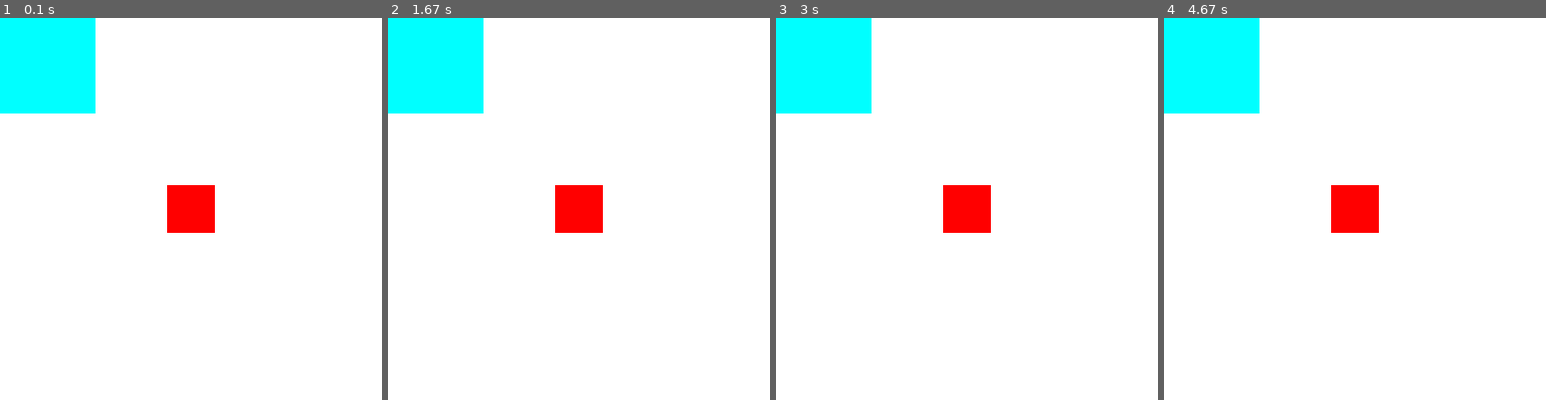
Above: before the commit, frames 1-4 (left to right).
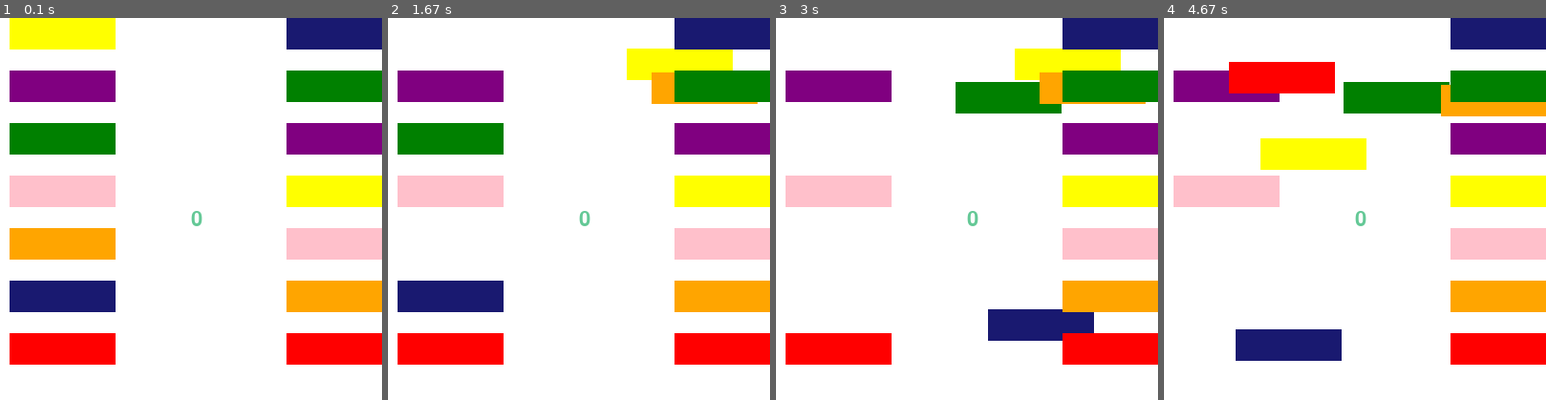
Above: after the commit, the same moments.

Repository: daveyman123/matchingGame
Game: pygame game, started from matchingGame.py
Same seed, same stepped clock (60 frames per second), same inputs: the game is played once before the commit and once after it. The source is Python 2; it was converted automatically to run under Python 3.
Inputs (mouse positions are in pixels of both pictures, inside the frame that each line leads up to):
- Up to frame 1 (0.1 s): no input
- Up to frame 2 (1.67 s): press the mouse at (724, 189) at 0.37 s; move the mouse to (693, 140) at 0.47 s; release the mouse at (663, 90) at 0.6 s; press the mouse at (449, 33) at 0.7 s; move the mouse to (449, 52) at 0.8 s; release the mouse at (452, 71) at 0.93 s; press the mouse at (449, 243) at 1.03 s; move the mouse to (579, 163) at 1.13 s; release the mouse at (705, 86) at 1.27 s; press the mouse at (449, 86) at 1.37 s; move the mouse to (563, 75) at 1.47 s; release the mouse at (678, 63) at 1.6 s
- Up to frame 3 (3 s): press the mouse at (837, 296) at 1.7 s; move the mouse to (970, 289) at 1.8 s; release the mouse at (1100, 285) at 1.93 s; press the mouse at (837, 140) at 2.03 s; move the mouse to (921, 117) at 2.13 s; release the mouse at (1009, 98) at 2.27 s; press the mouse at (1100, 285) at 2.87 s; move the mouse to (1028, 312) at 2.97 s
- Up to frame 4 (4.67 s): release the mouse at (1339, 342) at 3.1 s; press the mouse at (1500, 86) at 3.2 s; move the mouse to (1454, 132) at 3.3 s; release the mouse at (1408, 178) at 3.43 s; press the mouse at (1412, 178) at 3.53 s; move the mouse to (1454, 140) at 3.63 s; release the mouse at (1492, 102) at 3.77 s; press the mouse at (1225, 346) at 3.87 s; move the mouse to (1255, 212) at 3.97 s; release the mouse at (1282, 79) at 4.1 s; press the mouse at (1454, 63) at 4.2 s; move the mouse to (1385, 109) at 4.3 s; release the mouse at (1312, 155) at 4.43 s; press the mouse at (1355, 354) at 4.53 s; move the mouse to (1286, 346) at 4.63 s

The runs differ from the first frame. In frame 1, 35% of the frame differs, in the area x 0-100%, y 0-91%; in frame 2, 34%; in frame 3, 34%; in frame 4, 34%.

Commit message:
added a lot more

Diff:
--- a/matchingGame.py
+++ b/matchingGame.py
@@ -1,7 +1,52 @@
 import random
 import string
 import pygame
-
+import time
+
+MIDNIGHT_BLUE = (25,25,112)
+RED = (255, 0, 0)
+PINK = (255, 192, 203)
+ORANGE = (255, 165, 0)
+YELLOW = (255, 255, 0)
+PURPLE = (128, 0, 128)
+GREEN = (0, 128, 0)
+
+
+
+class Rectangle:
+        x = 0 #starting position x and y
+        y = 0
+        rect = pygame.Rect((x, y, 111, 33))
+        color = (255,255,0)
+        rectangle_draging = False
+
+        def __init__(self, x, y, screen, color):
+                self.x = x
+                self.y = y
+                self.rect = pygame.Rect((x, y, 111,33))
+                self.screen = screen
+                self.color = color
+
+        def set_draging(self, rectangle_d):
+                self.rectangle_draging = rectangle_d
+
+        def get_draging(self):
+                return self.rectangle_draging
+
+        def draw(self):
+                pygame.draw.rect(screen, self.color, self.rect)
+
+        def get_rect(self): ## get rekt haha
+                return self.rect
+
+        def set_y(self, y):
+                self.y = y
+
+        def set_x(self, x):
+                self.x = x
+
+        def get_color(self):
+                return self.color
 
 
 def randomAlphabet():
@@ -31,10 +76,15 @@
 pygame.init()
 screen = pygame.display.set_mode((400,400))
 screen.fill((255,255,255))
-rect = pygame.Rect((0, 0, 50, 50))
-rect.center = screen.get_rect().center
-
-pygame.display.set_caption("Tracking System")
+#rect = pygame.Rect((0, 0, 50, 50))
+#rect.center = screen.get_rect().center
+
+rectObject = Rectangle(200,200, screen, MIDNIGHT_BLUE)
+rect = rectObject.get_rect()
+
+#rect.center = screen.get_rect().center
+
+pygame.display.set_caption("matching game")
 
 # - objects -
 
@@ -44,46 +94,146 @@
 
 
 pygame.display.flip()
+
+
+rectDict = {}
+
+
+
+def randomColor():
+        colorList = [GREEN,MIDNIGHT_BLUE,YELLOW,ORANGE,PINK,RED,PURPLE]
+        newColorList = []
+
+
+
+        random.shuffle(colorList)
+
+        return colorList
+
+x = randomColor()
+y = randomColor()
+for i in range(len(randomColor())):
+
+        rectDict["rect{0}".format(i)]=Rectangle(10,i*55, screen, x[i])
+
+
+rectDict2 = {}
+for i in range(len(randomColor())):
+        rectDict2["rect{0}".format(i)]=Rectangle(300,i*55, screen, y[i])
+
+
+
+
+
+
+
+
+
+
+clock = pygame.time.Clock()
+
+message = "no collision"
+
 rectangle_draging = False
 
-clock = pygame.time.Clock()
-
-message = "no collision"
+
+score = 0
+font = pygame.font.Font(None, 32)
+font_color = (100, 200, 150)
+
+
 
 running = True
 while running:
+
+
+
+
         for event in pygame.event.get():
                 if event.type == pygame.QUIT:
                         running = False
                 elif event.type == pygame.MOUSEBUTTONDOWN:
                         if event.button == 1:
-                                if rect.collidepoint(event.pos):
-                                        rectangle_draging = True
-                                        mouse_x, mouse_y = event.pos
-                                        offset_x = rect.x - mouse_x
-                                        offset_y = rect.y - mouse_y
+                                for k,v in rectDict.iteritems():
+
+
+                                        if v.get_rect().collidepoint(event.pos):
+                                                v.set_draging(True)
+                                                message = str(v.get_draging())
+
+                                                mouse_x, mouse_y = event.pos
+                                                offset_x = v.get_rect().x - mouse_x
+                                                offset_y = v.get_rect().y - mouse_y
+                                for k,v in rectDict2.iteritems():
+
+
+                                        if v.get_rect().collidepoint(event.pos):
+                                                v.set_draging(True)
+                                                message = str(v.get_draging())
+
+                                                mouse_x, mouse_y = event.pos
+                                                offset_x = v.get_rect().x - mouse_x
+                                                offset_y = v.get_rect().y - mouse_y
+
+
 
                 elif event.type == pygame.MOUSEBUTTONUP:
                     if event.button == 1:
-                        rectangle_draging = False
+                        for k,v in rectDict.iteritems():
+                                v.set_draging(False)
+
+
+
+                        for k,v in rectDict2.iteritems():
+                                v.set_draging(False)
+
+
+
 
                 elif event.type == pygame.MOUSEMOTION:
-                    if rectangle_draging:
-                        mouse_x, mouse_y = event.pos
-                        rect.x = mouse_x + offset_x
-                        rect.y = mouse_y + offset_y
-                    if rect.collidepoint(rect2.x, rect2.y):
-                        message = "collision"
-                    else:
-                        message = "No collision"
+
+
+                    for k,v in rectDict.iteritems():
+
+                                if v.get_draging():
+
+
+
+                                        mouse_x, mouse_y = event.pos
+                                        v.get_rect().x = mouse_x + offset_x
+                                        v.get_rect().y = mouse_y + offset_y
+                                        for h,m in rectDict2.iteritems():
+                                                if v.get_rect().colliderect(m.get_rect()) and v.get_color() == m.get_color():
+                                                        rectDict.pop(k,v)
+                                                        rectDict2.pop(h,m)
+                                                        score +=1
+                                                        break
+                                                        message = "collision"
+
+                                                else:
+                                                        message = "No collision"
+                                        break
+
+
+        screen.fill((255,255,255)) #important to do this before drawing other objects
+
+        #pygame.draw.rect(screen, (0,255,255), rect2)
+
+        #rectObject.draw()
+        txt_surf = font.render(str(score), True, font_color)
+        #pygame.draw.rect(screen, font_color, rect, 2)
+        screen.blit(txt_surf,screen.get_rect().center)
+
+        for k,v in rectDict.iteritems():
+                v.draw()
+
+
+        for k,v in rectDict2.iteritems():
+                v.draw()
 
         print(message)
 
-        screen.fill((255,255,255))
-
-        pygame.draw.rect(screen, (0,255,255), rect2)
-
-        pygame.draw.rect(screen, (255,0,0), rect)
+
         pygame.display.flip()
 
         clock.tick(FPS)
